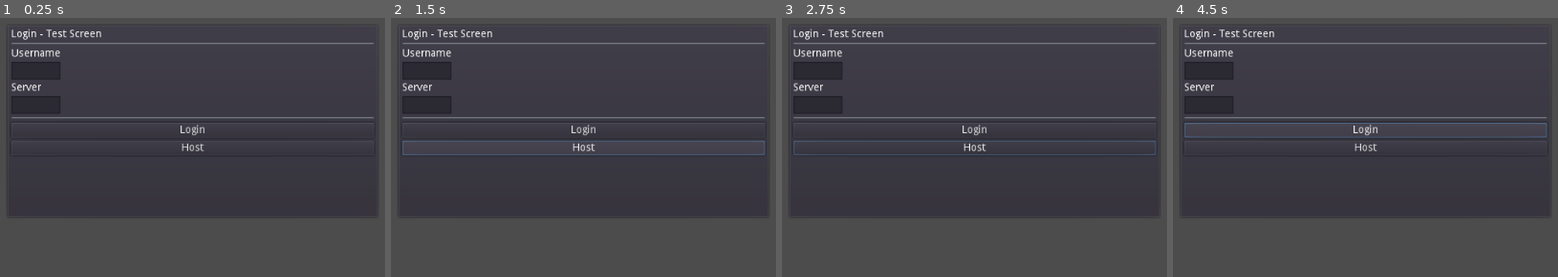
Above: before the commit, frames 1-4 (left to right).
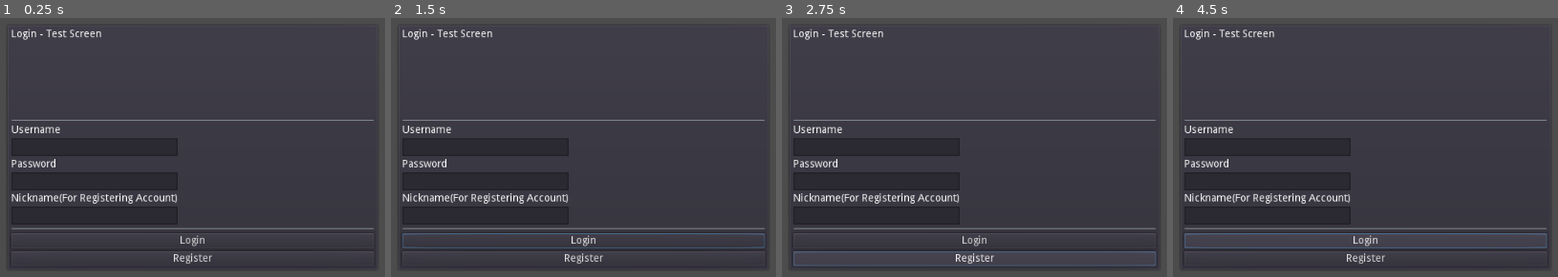
Above: after the commit, the same moments.

Repository: kyle-stevens/murder-mansion
Game: Godot game, scene res://scenes/TestLogin.tscn
Same seed, same stepped clock (60 frames per second), same inputs: the game is played once before the commit and once after it.
Inputs (mouse positions are in pixels of both pictures, inside the frame that each line leads up to):
- Up to frame 1 (0.25 s): no input
- Up to frame 2 (1.5 s): click "Login" at 0.5 s; click (583, 147) at 1.25 s, where only the run before the commit has a clickable "Host"
- Up to frame 3 (2.75 s): click (974, 258) at 2 s, where only the run after the commit has a clickable "Register"
- Up to frame 4 (4.5 s): click "Login" at 2.75 s; click (1365, 258) at 3.5 s, where only the run after the commit has a clickable "Register"; click "Login" at 4.25 s

The runs differ from the first frame. In frame 1, 8.4% of the frame differs, in the area x 2-98%, y 9-97%; in frame 2, 12%; in frame 3, 9.3%; in frame 4, 9.6%.

Commit message:
developing account creation logic - v0.2.2
V0.2.2:
completed:
-Able to create and 'login' to user accounts
-Local storage of user accounts by server
-Username checking, password locked, and nickname

incomplete:
-Separate Control for Registration to remove 'Nickname' field from normal login
-Large scale testing and management
-Adding necessary game elements to User class

Diff:
--- a/mansion_v2/scenes/TestLogin.tscn
+++ b/mansion_v2/scenes/TestLogin.tscn
@@ -17,11 +17,11 @@
 margin_left = 7.0
 margin_top = 7.0
 margin_right = 493.0
-margin_bottom = 262.0
+margin_bottom = 326.0
 
 [node name="VBoxContainer" type="VBoxContainer" parent="PanelContainer/MarginContainer"]
 margin_right = 486.0
-margin_bottom = 255.0
+margin_bottom = 319.0
 
 [node name="Login_list" type="Label" parent="PanelContainer/MarginContainer/VBoxContainer"]
 margin_right = 486.0
@@ -33,53 +33,71 @@
 
 "
 
-[node name="HSeparator" type="HSeparator" parent="PanelContainer/MarginContainer/VBoxContainer"]
+[node name="Request_Message" type="Label" parent="PanelContainer/MarginContainer/VBoxContainer"]
 margin_top = 103.0
 margin_right = 486.0
-margin_bottom = 107.0
+margin_bottom = 117.0
+
+[node name="HSeparator" type="HSeparator" parent="PanelContainer/MarginContainer/VBoxContainer"]
+margin_top = 121.0
+margin_right = 486.0
+margin_bottom = 125.0
 
 [node name="GridContainer" type="GridContainer" parent="PanelContainer/MarginContainer/VBoxContainer"]
-margin_top = 111.0
+margin_top = 129.0
 margin_right = 486.0
-margin_bottom = 199.0
+margin_bottom = 263.0
 
 [node name="Label" type="Label" parent="PanelContainer/MarginContainer/VBoxContainer/GridContainer"]
-margin_right = 66.0
+margin_right = 223.0
 margin_bottom = 14.0
 text = "Username"
 
 [node name="user" type="LineEdit" parent="PanelContainer/MarginContainer/VBoxContainer/GridContainer"]
 margin_top = 18.0
-margin_right = 66.0
+margin_right = 223.0
 margin_bottom = 42.0
 
 [node name="Label2" type="Label" parent="PanelContainer/MarginContainer/VBoxContainer/GridContainer"]
 margin_top = 46.0
-margin_right = 66.0
+margin_right = 223.0
 margin_bottom = 60.0
-text = "Server"
+text = "Password"
 
-[node name="server" type="LineEdit" parent="PanelContainer/MarginContainer/VBoxContainer/GridContainer"]
+[node name="password" type="LineEdit" parent="PanelContainer/MarginContainer/VBoxContainer/GridContainer"]
 margin_top = 64.0
-margin_right = 66.0
+margin_right = 223.0
 margin_bottom = 88.0
+secret = true
+
+[node name="Label3" type="Label" parent="PanelContainer/MarginContainer/VBoxContainer/GridContainer"]
+margin_top = 92.0
+margin_right = 223.0
+margin_bottom = 106.0
+text = "Nickname(For Registering Account)"
+
+[node name="nickname" type="LineEdit" parent="PanelContainer/MarginContainer/VBoxContainer/GridContainer"]
+margin_top = 110.0
+margin_right = 223.0
+margin_bottom = 134.0
+secret = true
 
 [node name="HSeparator2" type="HSeparator" parent="PanelContainer/MarginContainer/VBoxContainer"]
-margin_top = 203.0
+margin_top = 267.0
 margin_right = 486.0
-margin_bottom = 207.0
+margin_bottom = 271.0
 
-[node name="Join" type="Button" parent="PanelContainer/MarginContainer/VBoxContainer"]
-margin_top = 211.0
+[node name="Login" type="Button" parent="PanelContainer/MarginContainer/VBoxContainer"]
+margin_top = 275.0
 margin_right = 486.0
-margin_bottom = 231.0
+margin_bottom = 295.0
 text = "Login"
 
-[node name="Host" type="Button" parent="PanelContainer/MarginContainer/VBoxContainer"]
-margin_top = 235.0
+[node name="Register" type="Button" parent="PanelContainer/MarginContainer/VBoxContainer"]
+margin_top = 299.0
 margin_right = 486.0
-margin_bottom = 255.0
-text = "Host"
+margin_bottom = 319.0
+text = "Register"
 
-[connection signal="pressed" from="PanelContainer/MarginContainer/VBoxContainer/Join" to="." method="_on_Join_pressed"]
-[connection signal="pressed" from="PanelContainer/MarginContainer/VBoxContainer/Host" to="." method="_on_Host_pressed"]
+[connection signal="pressed" from="PanelContainer/MarginContainer/VBoxContainer/Login" to="." method="_on_Login_pressed"]
+[connection signal="pressed" from="PanelContainer/MarginContainer/VBoxContainer/Register" to="." method="_on_Register_pressed"]
--- a/mansion_v2/scripts/TestLogin.gd
+++ b/mansion_v2/scripts/TestLogin.gd
@@ -1,51 +1,29 @@
 extends Control
 
+onready var nickname = get_node("PanelContainer/MarginContainer/VBoxContainer/GridContainer/nickname")
 onready var user = get_node("PanelContainer/MarginContainer/VBoxContainer/GridContainer/user")
-onready var server = get_node("PanelContainer/MarginContainer/VBoxContainer/GridContainer/server")
+onready var password = get_node("PanelContainer/MarginContainer/VBoxContainer/GridContainer/password")
 onready var http_request = HTTPRequest.new()
-onready var http_request_update = HTTPRequest.new()
+const SERVER = "http://127.0.0.1:5000"
 
-var host = "" #this will be changed later
-var player_list_local = []
 func _ready():
 	#HTTP request node
 	add_child(http_request)
 	http_request.connect("request_completed", self, "_http_request_completed")
-	add_child(http_request_update)
-	http_request_update.connect("update_request", self, "_update_request_complete")
-
-
 
 func _http_request_completed(result, response_code, headers, body):
 	var response = parse_json(body.get_string_from_utf8())
 	print(response)
-	if response != null and response.has("server"):
-		print(response["server"])
-		host = response["server"]
-		$PanelContainer/MarginContainer/VBoxContainer/GridContainer/server.text = host
-	elif response != null and response.has("player_list"):
-		$PanelContainer/MarginContainer/VBoxContainer/Login_list.text = $PanelContainer/MarginContainer/VBoxContainer/Login_list.text
-		print("received")
-		player_list_local = response["player_list"]
 
-func _on_Join_pressed():
-	var fields = {"username" : user.text, "server" : server.text}
-	var result = http_request.request("http://10.0.1.12:5000/join", PoolStringArray(['Content-Type: application/json']), false, 2, to_json(fields))
-	if result != OK:
-		push_error("An error occurred in the HTTP request")
-
-func _on_Host_pressed():
-	var fields = {"username" : user.text, "empty" : "empty"}
-	var result = http_request.request("http://10.0.1.12:5000/host", PoolStringArray(['Content-Type: application/json']), false, 2, to_json(fields))
+func _on_Login_pressed():
+	var fields = {"username" : user.text, "password" : password.text}
+	var result = http_request.request(SERVER + "/login", PoolStringArray(['Content-Type: application/json']), false, 2, to_json(fields))
 	if result != OK:
 		push_error("An error occurred in the HTTP request")
 
 
-
-func _process(delta):
-	var fields = {"server" : host, "request" : "update_list"}
-	if host != "":
-		var result = http_request.request("http://10.0.1.12:5000/update", PoolStringArray(['Content-Type: application/json']), false, 2, to_json(fields))
-	$PanelContainer/MarginContainer/VBoxContainer/Login_list.text = "Login - Test Screen"
-	for elem in player_list_local:
-		$PanelContainer/MarginContainer/VBoxContainer/Login_list.text += "\n" + elem
+func _on_Register_pressed():
+	var fields = {"nickname" : nickname.text, "username" : user.text, "password" : password.text}
+	var result = http_request.request(SERVER + "/register", PoolStringArray(['Content-Type: application/json']), false, 2, to_json(fields))
+	if result != OK:
+		push_error("An error occurred in the HTTP request")
Not shown, added: flask_server/TestUser
Not shown, added: flask_server/User.py
Not shown, changed: flask_server/app.py
